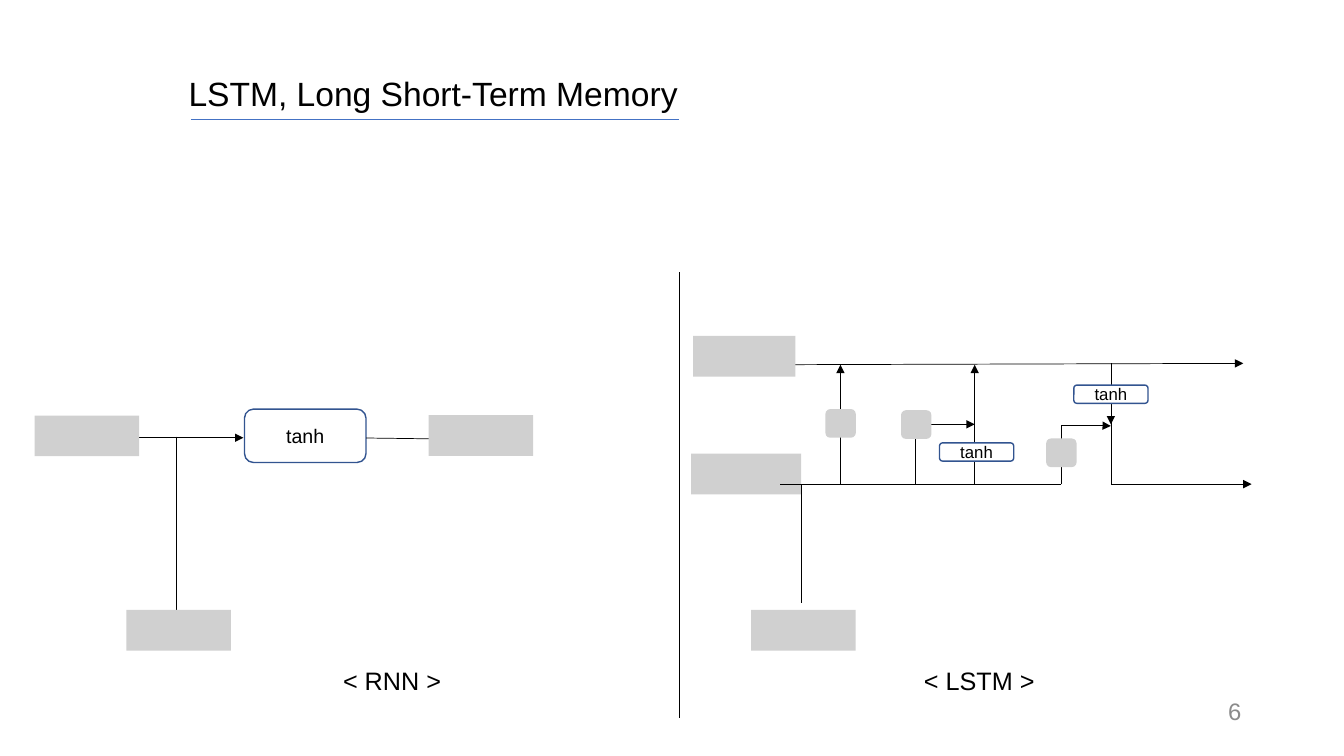
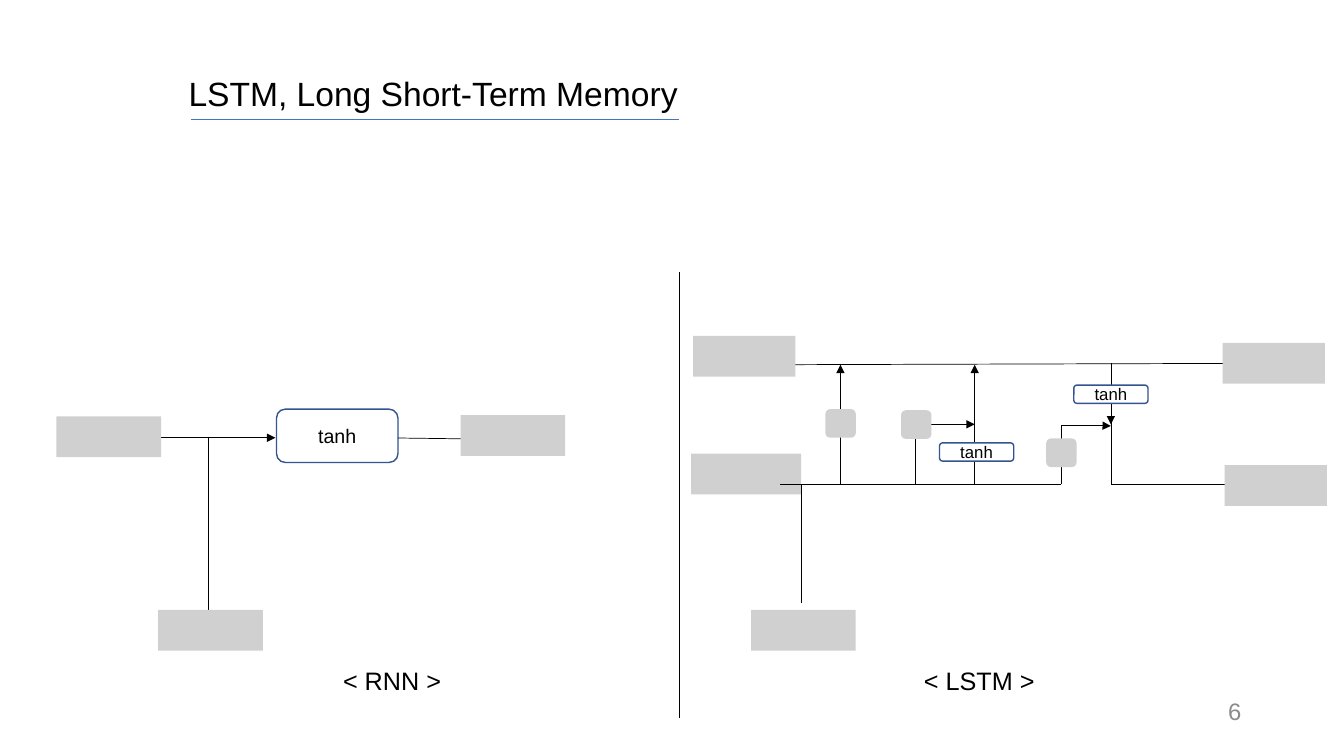
Before and after one commit to SiLviASizZ/HYU_2022, a slide deck: slide 6 of gradproj/meeting/0407_meeting/발표자료/LSTM.pptx. Drawn at 1344x756 pixels with LibreOffice and Linux fonts; fonts in the diff are those of the drawing; grey boxes stand for pictures. Boxes give left, top, right and bottom in pixels: in the first picture for what was removed or moved away, otherwise in the second. Text is boxed around its words. In the diff, an @@ line names an element or a change of style, - is before the commit and + after.

```diff
--- a/gradproj/meeting/0407_meeting/발표자료/LSTM.pptx
+++ b/gradproj/meeting/0407_meeting/발표자료/LSTM.pptx
@@ picture added at (1223, 343, 1325, 383) @@
@@ picture: place and size @@
-picture at (34, 415, 139, 456)
+picture at (56, 416, 161, 457)
@@ 2 arrows, 2 pictures, 1 rounded rectangle: place and size @@
-2 arrows, 2 pictures, 1 rounded rectangle at (109, 409, 533, 650)
+2 arrows, 2 pictures, 1 rounded rectangle at (141, 409, 566, 650)
@@ line moved from (176, 437) - (176, 615) to (209, 437) - (209, 615) @@
@@ picture added at (1225, 465, 1327, 505) @@
```
Also in this commit, not shown: 3 other slides changed, 8 slides added, 1 other file.
